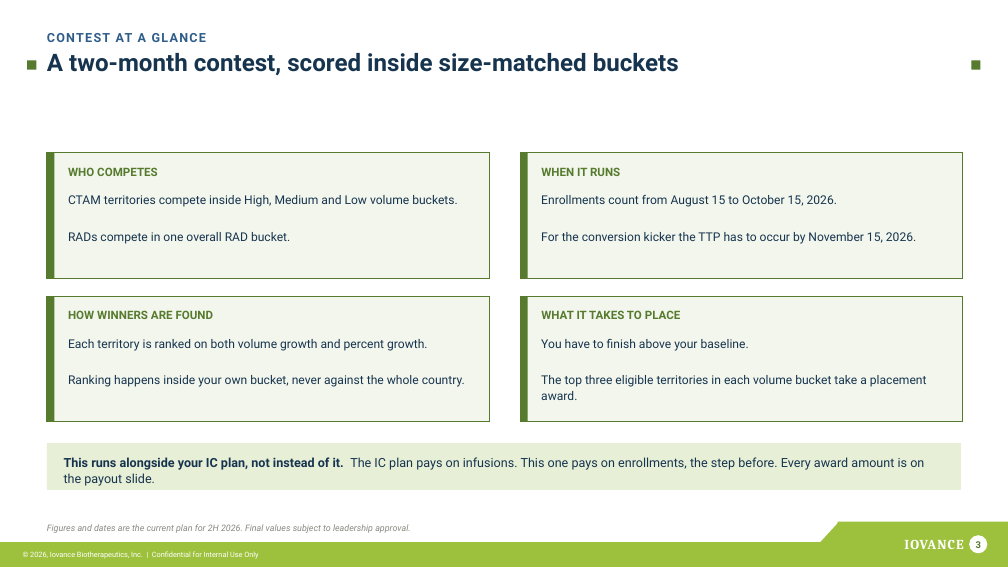
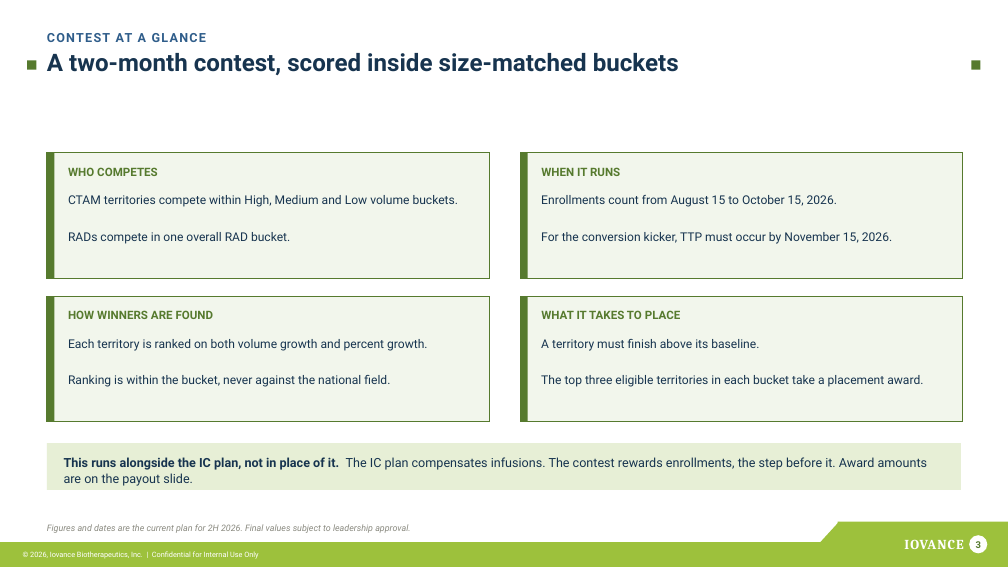
Before and after one commit to Mrnidhi/temp, a slide deck: slide 3 of 3Q2026 Contest.pptx. Drawn at 1008x567 pixels with LibreOffice and Linux fonts; fonts in the diff are those of the drawing. Boxes give left, top, right and bottom in pixels: in the first picture for what was removed or moved away, otherwise in the second. Text is boxed around its words. In the diff, an @@ line names an element or a change of style, - is before the commit and + after.

Commit message:
Update 3Q2026 Contest PowerPoint presentation

```diff
--- a/3Q2026 Contest.pptx
+++ b/3Q2026 Contest.pptx
@@ text at (68,195,459,207): text changed @@
-CTAM territories compete inside High, Medium and Low volume buckets.
+CTAM territories compete within High, Medium and Low volume buckets.
@@ text at (541,232,892,244): text changed @@
-For the conversion kicker the TTP has to occur by November 15, 2026.
+For the conversion kicker, TTP must occur by November 15, 2026.
@@ text at (541,339,759,351): text changed @@
-You have to finish above your baseline.
+A territory must finish above its baseline.
@@ text at (68,375,390,387): text changed @@
-Ranking happens inside your own bucket, never against the whole country.
+Ranking is within the bucket, never against the national field.
@@ text at (541,375,923,387): text changed @@
-The top three eligible territories in each volume bucket take a placement award.
+The top three eligible territories in each bucket take a placement award.
@@ text at (64,457,928,486): text changed @@
-This runs alongside your IC plan, not instead of it. The IC plan pays on infusions. This one pays on enrollments, the step before. Every award amount is on the payout slide.
+This runs alongside the IC plan, not in place of it. The IC plan compensates infusions. The contest rewards enrollments, the step before it. Award amounts are on the payout slide.
```
Also in this commit, not shown: 8 other slides changed.
